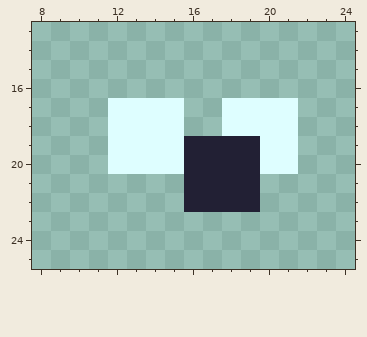
Two states of a pixel-art sprite, topics/mod-jam/assets/images/frog-fly.png. Above is the file before it was changed.
The file is 800x680 pixels, drawn in blocks of 2x2; one block is one cell here. Shown: x 8..24, y 13..25. The old version is drawn lined up with the new one, on the new canvas.
Now the later version:
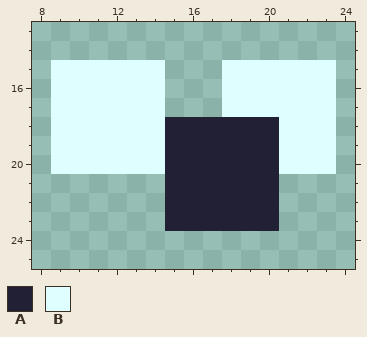
Palette (. is transparent): A #222034  B #defeff
Commit message: Added the fly and interaction with the tongue
Changes in this commit:
canvas 400x340 -> 36x36, the old top-left corner now at -126,-85 (the part of the old canvas that was cut away was empty and is not shown)
Changed rows in their new state; - is an unchanged pixel.
first column x 9:
15 BBBBBB---BBBBBB
16 BBBBBB---BBBBBB
17 BBB---.------BB
18 BBB---AAAAAA-BB
19 BBB---A----A-BB
20 BBB---A----A-BB
21 ------A----A---
22 ------A----A---
23 ------AAAAAA---
Boxes around the changes in both pictures, in picture pixels (x1, y1, x2, y2):
changed: (51, 60, 336, 231)
